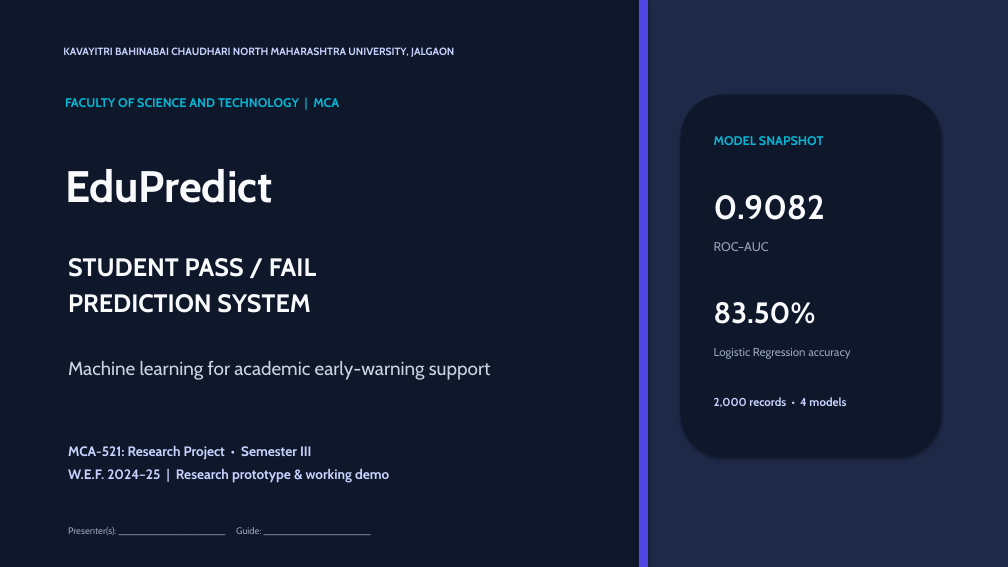
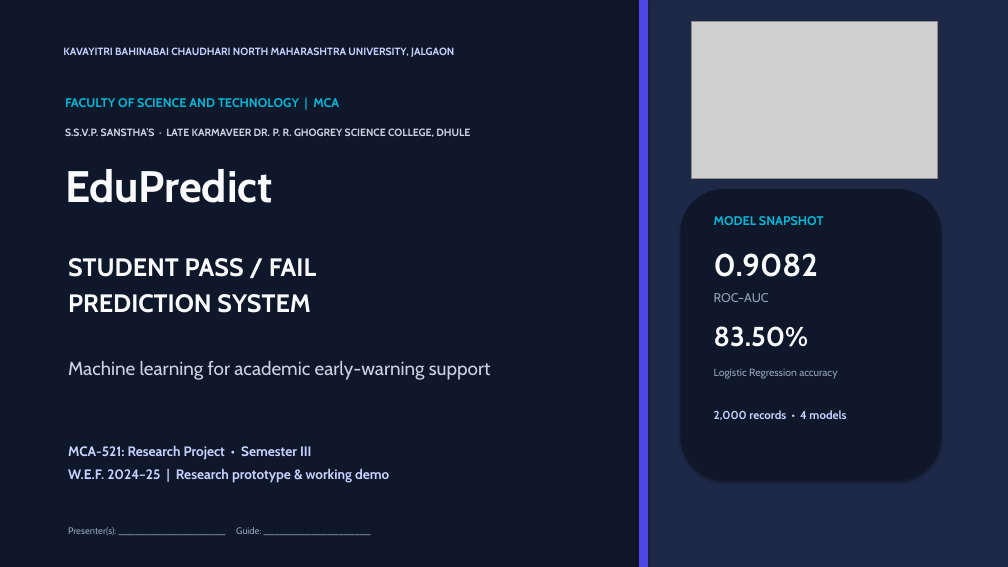
Before and after one commit to Vaibhav41-cmd/edupredict, a slide deck: slide 1 of report/EduPredict_MCA521_Presentation.pptx. Drawn at 1008x567 pixels with LibreOffice and Linux fonts; fonts in the diff are those of the drawing; grey boxes stand for pictures. Boxes give left, top, right and bottom in pixels: in the first picture for what was removed or moved away, otherwise in the second. Text is boxed around its words. In the diff, an @@ line names an element or a change of style, - is before the commit and + after.

Commit message:
Match report and presentation to college reference format

```diff
--- a/report/EduPredict_MCA521_Presentation.pptx
+++ b/report/EduPredict_MCA521_Presentation.pptx
@@ picture added at <box>692,21,938,178</box> @@
@@ text added at <box>65,128,470,137</box>, 10 pt, text #CBD5E1, bold @@
+S.S.V.P. SANSTHA’S · LATE KARMAVEER DR. P. R. GHOGREY SCIENCE COLLEGE, DHULE
@@ rounded rectangle: place and size @@
-rounded rectangle at <box>681,95,941,457</box>
+rounded rectangle at <box>681,189,941,480</box>
@@ text "MODEL SNAPSHOT": place and size @@
-text "MODEL SNAPSHOT" at <box>714,136,824,145</box>
+text "MODEL SNAPSHOT" at <box>714,216,824,225</box>
@@ text "0.9082": place and size @@
-text "0.9082" at <box>714,195,825,220</box>
+text "0.9082" at <box>714,253,818,277</box>
@@ text "0.9082" at <box>714,253,818,277</box>: size 32 to 30 pt @@
@@ text "ROC–AUC": place and size @@
-text "ROC–AUC" at <box>714,242,769,251</box>
+text "ROC–AUC" at <box>714,293,769,302</box>
@@ text "83.50%": place and size @@
-text "83.50%" at <box>714,302,816,324</box>
+text "83.50%" at <box>714,326,808,347</box>
@@ text "83.50%" at <box>714,326,808,347</box>: size 28 to 26 pt @@
@@ text "Logistic Regression accuracy": place and size @@
-text "Logistic Regression accuracy" at <box>714,348,850,359</box>
+text "Logistic Regression accuracy" at <box>714,368,837,379</box>
@@ text "Logistic Regression accuracy" at <box>714,368,837,379</box>: size 11 to 10 pt @@
@@ text "2,000 records • 4 models": place and size @@
-text "2,000 records • 4 models" at <box>714,397,846,407</box>
+text "2,000 records • 4 models" at <box>714,410,846,420</box>
```
Also in this commit, not shown: 5 other files.
